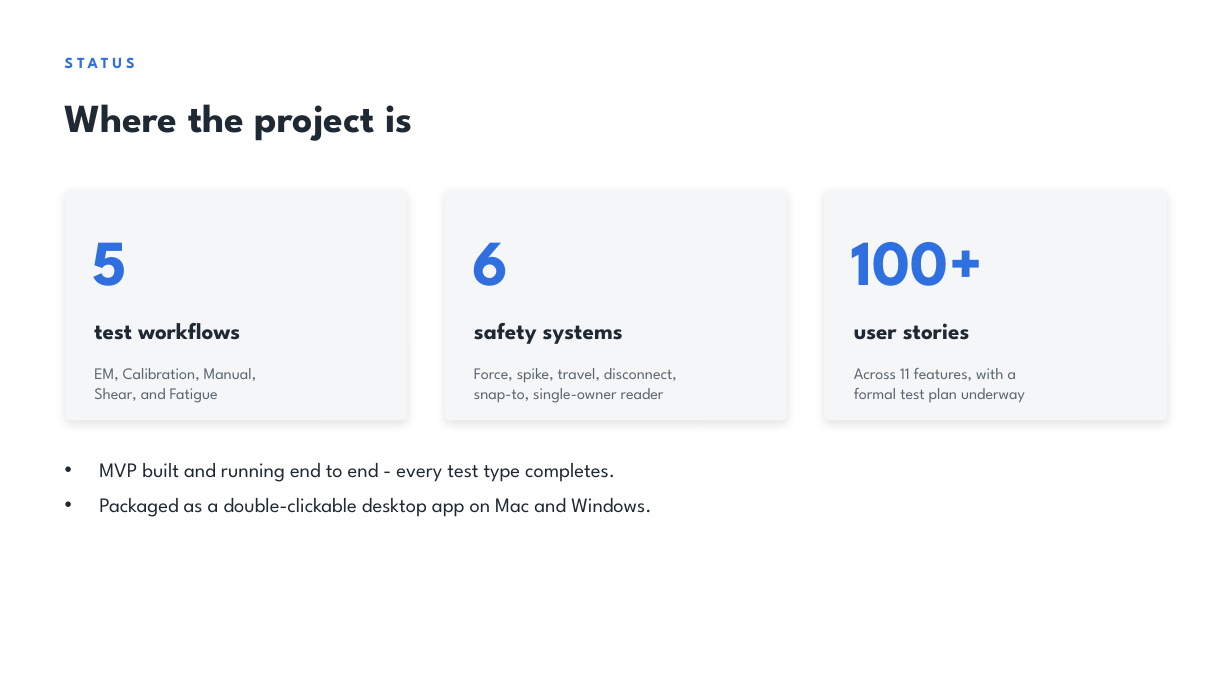
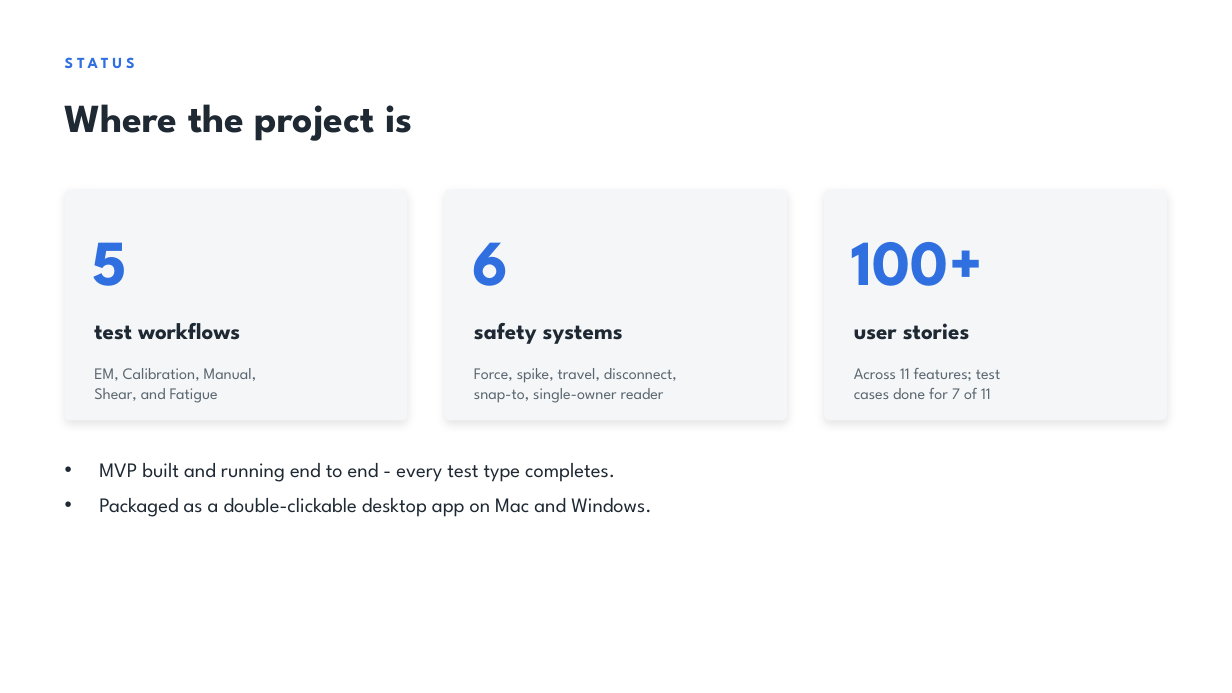
Before and after one commit to jacqchuang09/test_fixture, a slide deck: slide 4 of slideshow/Test_Fixture_GUI_Update.pptx. Drawn at 1232x693 pixels with LibreOffice and Linux fonts; fonts in the diff are those of the drawing. Boxes give left, top, right and bottom in pixels: in the first picture for what was removed or moved away, otherwise in the second. Text is boxed around its words. In the diff, an @@ line names an element or a change of style, - is before the commit and + after.

```diff
--- a/slideshow/Test_Fixture_GUI_Update.pptx
+++ b/slideshow/Test_Fixture_GUI_Update.pptx
@@ text at (854,368,1000,399): text changed @@
-Across 11 features, with a
-formal test plan underway
+Across 11 features; test
+cases done for 7 of 11
```
Also in this commit, not shown: 6 other slides changed, 4 slides added, 6 other files.
